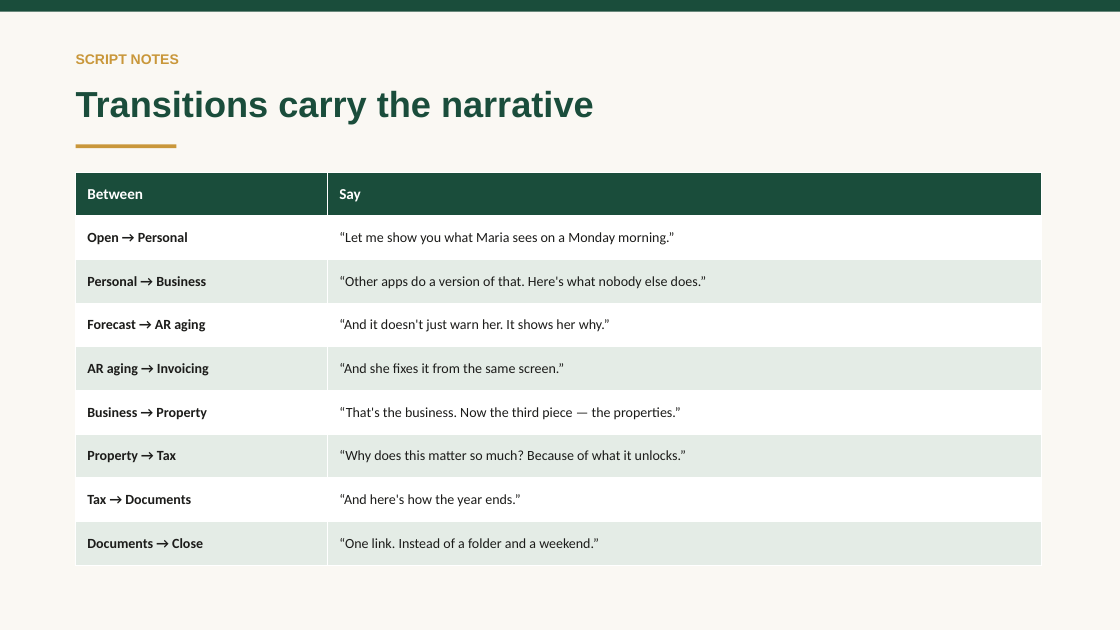
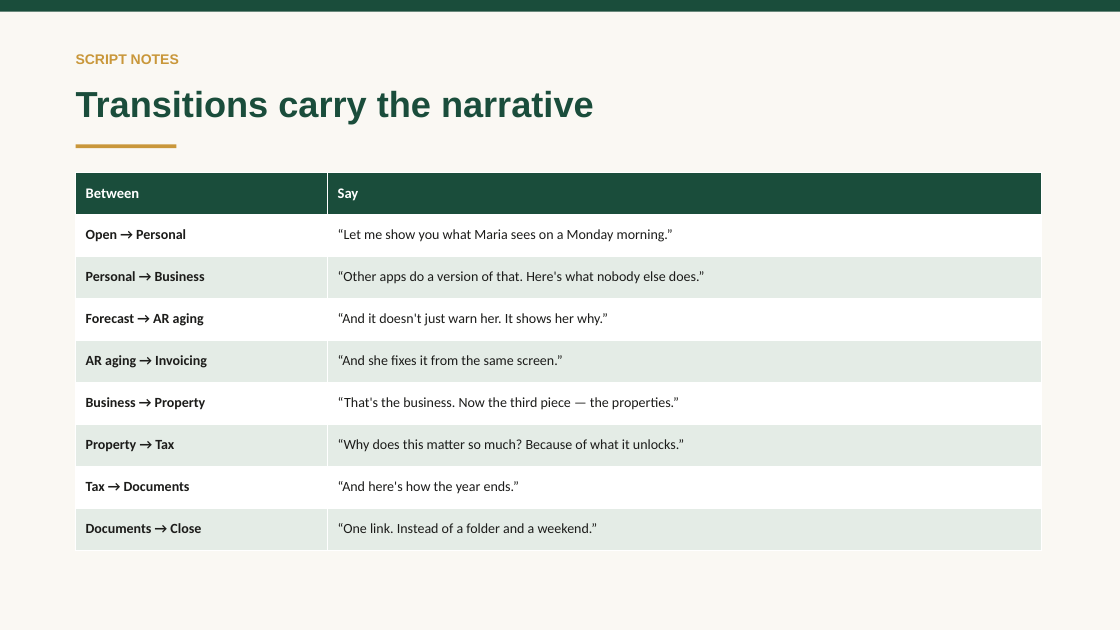
Before and after one commit to vadlapatlasuresh/my-wealth-management, a slide deck: slide 71 of DOCUMENTATION/TerraVest-Showcase-Deck.pptx (slide 64 before the commit). Drawn at 1120x630 pixels with LibreOffice and Linux fonts; fonts in the diff are those of the drawing. Boxes give left, top, right and bottom in pixels: in the first picture for what was removed or moved away, otherwise in the second. Text is boxed around its words. In the diff, an @@ line names an element or a change of style, - is before the commit and + after.

```diff
--- a/DOCUMENTATION/TerraVest-Showcase-Deck.pptx
+++ b/DOCUMENTATION/TerraVest-Showcase-Deck.pptx
@@ table at [76, 172, 1042, 550] @@
@@ size 13 to 12.5 pt in "Between", "Say" @@
```
Also in this commit, not shown: 11 other slides changed, 7 slides added, 18 other files.
